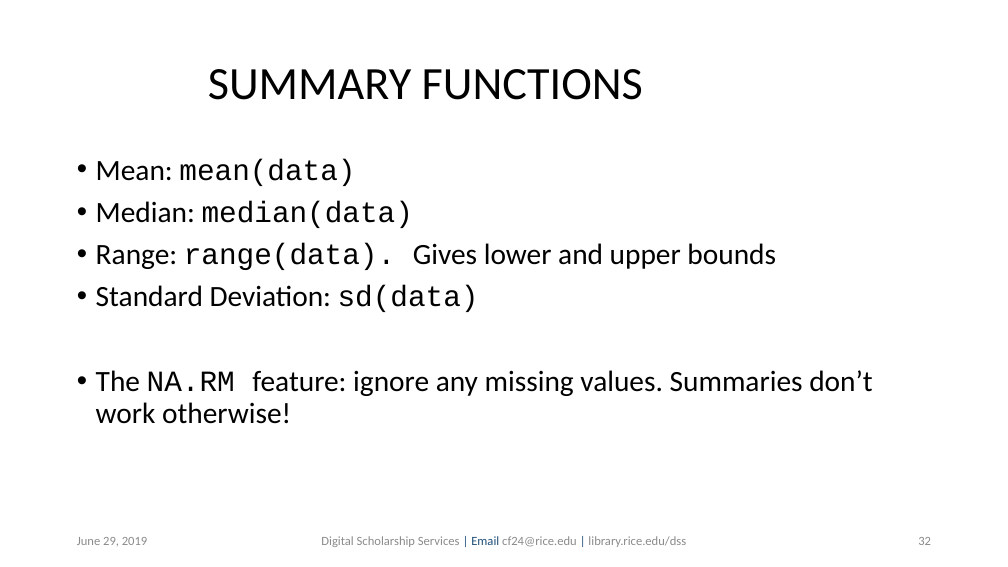
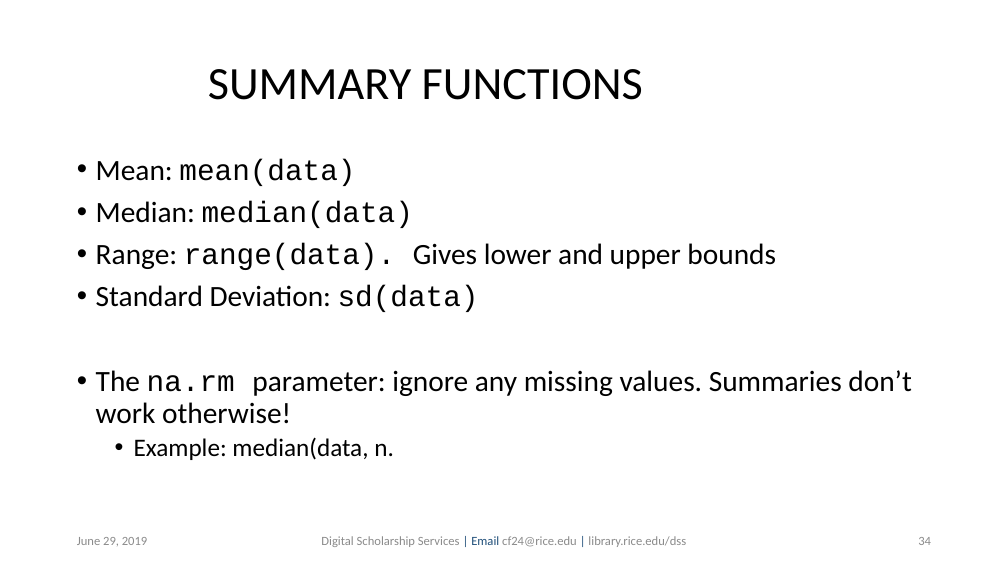
Before and after one commit to bakitybacon/rice-data-and-donuts, a slide deck: slide 34 of introR/Introduction to R.pptx (slide 32 before the commit). Drawn at 1008x567 pixels with LibreOffice and Linux fonts; fonts in the diff are those of the drawing; background and template pictures are left out. Boxes give left, top, right and bottom in pixels: in the first picture for what was removed or moved away, otherwise in the second. Text is boxed around its words. In the diff, an @@ line names an element or a change of style, - is before the commit and + after.

```diff
--- a/introR/Introduction to R.pptx
+++ b/introR/Introduction to R.pptx
@@ text at (96, 370, 911, 460): text changed @@
-• The NA.RM feature: ignore any missing values. Summaries don’t work otherwise!
+• The na.rm parameter: ignore any missing values. Summaries don’t work otherwise!
+  • Example: median(data, n.
@@ page number at (918, 537, 931, 545): text changed @@
-32
+34
```
Also in this commit, not shown: 10 other slides changed, 2 slides added.
